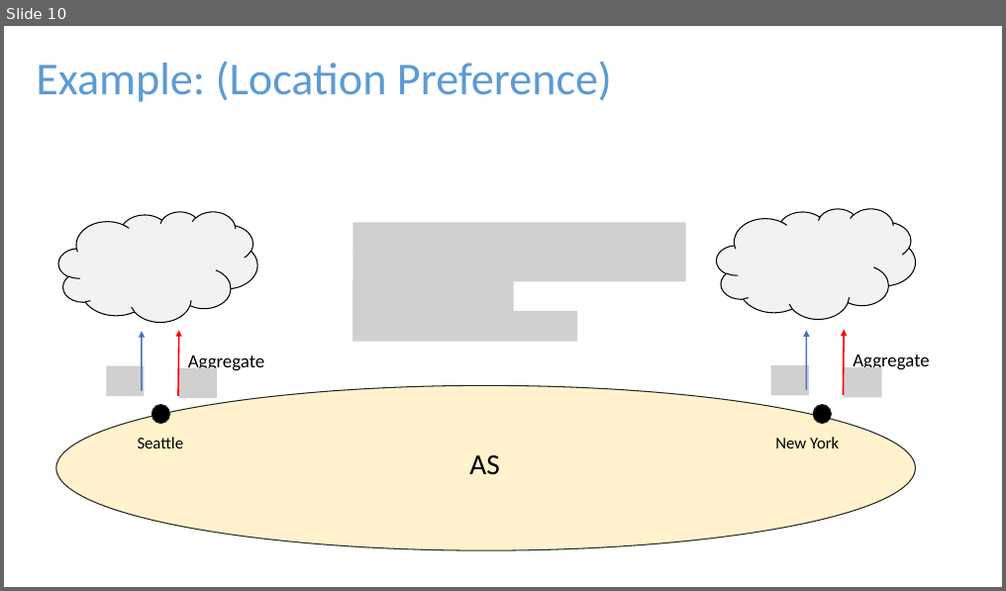
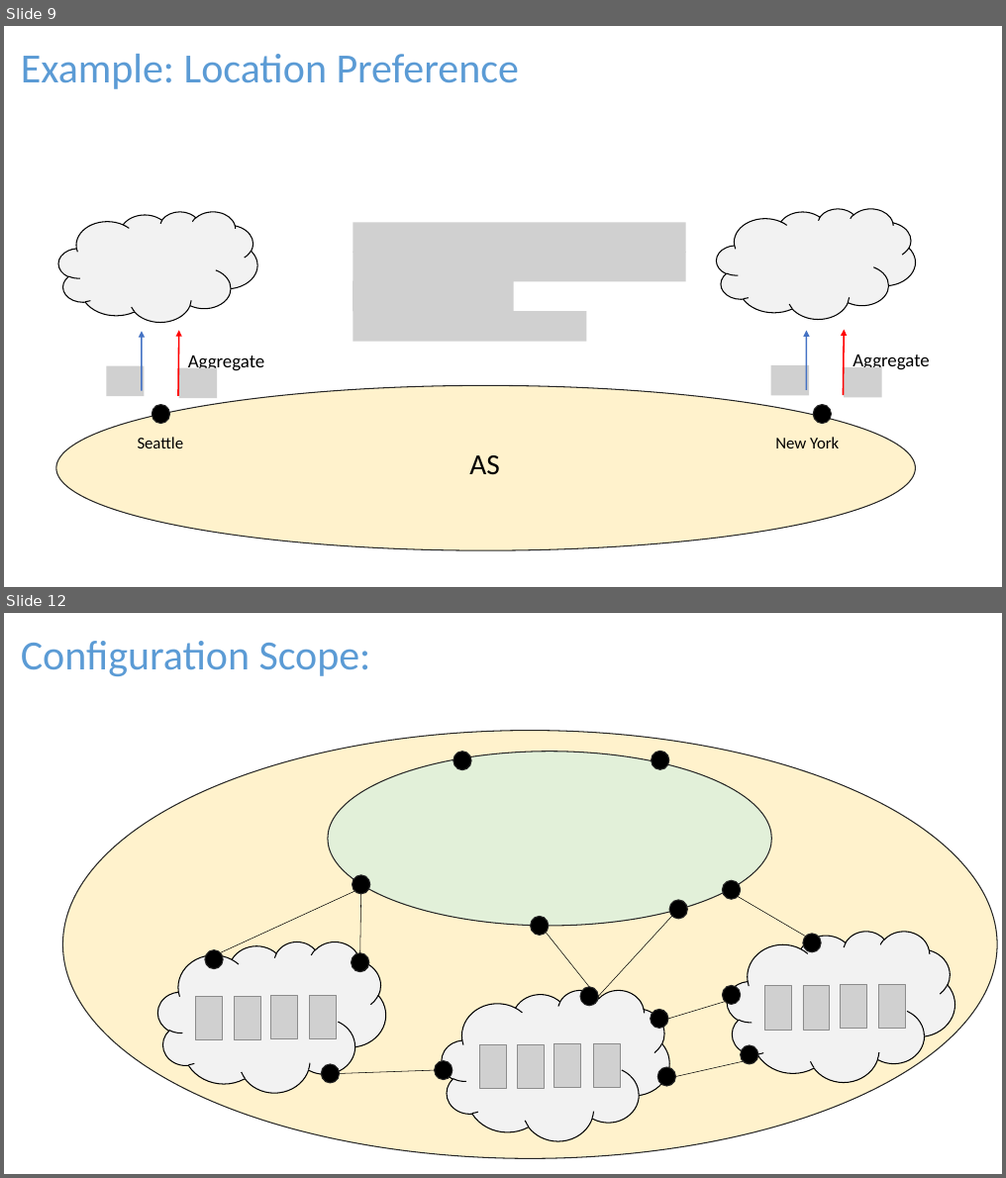
Before and after one commit to rabeckett/propane, a slide deck: notes/demo/Properties.pptx. Shown one above the other, each under a label of ours: slide 10 before the commit, slides 9 and 12 after it; the slides between them are not shown. The pictures are 1006x591 and 1006x1178 pixels, drawn with LibreOffice and Linux fonts; fonts in the diff are those of the drawing; grey boxes stand for pictures. Boxes give left, top, right and bottom in pixels: in the first picture for what was removed or moved away, otherwise in the second. Text is boxed around its words. In the diff, an @@ line names an element or a change of style, - is before the commit and + after.

```diff
--- a/notes/demo/Properties.pptx
+++ b/notes/demo/Properties.pptx
@@ slide 12 added at bbox=[4, 613, 1002, 1174], background #FFFFFF @@
@@ text added at bbox=[21, 641, 371, 676], 40 pt, text #5B9BD5 @@
+Configuration Scope:
@@ ellipse added at bbox=[63, 731, 997, 1158], fill #FFF2CC, outline #262626 1 pt @@
@@ ellipse added at bbox=[328, 752, 771, 926], fill #E2F0D9, outline #262626 1 pt @@
@@ ellipse added at bbox=[453, 752, 471, 770], fill #000000, outline #262626 1 pt @@
@@ ellipse added at bbox=[651, 751, 669, 769], fill #000000, outline #262626 1 pt @@
@@ ellipse added at bbox=[352, 875, 370, 894], fill #000000, outline #262626 1 pt @@
@@ line added from (355, 891) to (221, 953), #000000 0.5 pt @@
@@ line added from (361, 894) to (360, 954), #000000 0.5 pt @@
@@ ellipse added at bbox=[669, 900, 687, 919], fill #000000, outline #262626 1 pt @@
@@ ellipse added at bbox=[723, 881, 741, 900], fill #000000, outline #262626 1 pt @@
@@ line added from (738, 897) to (806, 937), #000000 0.5 pt @@
@@ ellipse added at bbox=[531, 916, 548, 935], fill #000000, outline #262626 1 pt @@
@@ line added from (546, 933) to (589, 987), #000000 0.5 pt @@
@@ line added from (598, 996) to (672, 916), #000000 0.5 pt @@
@@ ellipse added at bbox=[803, 934, 821, 953], fill #000000, outline #262626 1 pt @@
@@ ellipse added at bbox=[205, 951, 223, 969], fill #000000, outline #262626 1 pt @@
@@ ellipse added at bbox=[351, 954, 369, 972], fill #000000, outline #262626 1 pt @@
@@ group added at bbox=[158, 942, 386, 1093]: 4 pictures, 1 cloud @@
@@ ellipse added at bbox=[580, 987, 598, 1006], fill #000000, outline #262626 1 pt @@
@@ ellipse added at bbox=[723, 986, 741, 1004], fill #000000, outline #262626 1 pt @@
@@ group added at bbox=[727, 931, 954, 1082]: 4 pictures, 1 cloud @@
@@ ellipse added at bbox=[650, 1010, 668, 1029], fill #000000, outline #262626 1 pt @@
@@ line added from (668, 1019) to (725, 1001), #000000 0.5 pt @@
@@ group added at bbox=[442, 990, 669, 1142]: 4 pictures, 1 cloud @@
@@ ellipse added at bbox=[741, 1046, 758, 1064], fill #000000, outline #262626 1 pt @@
@@ ellipse added at bbox=[322, 1064, 340, 1083], fill #000000, outline #262626 1 pt @@
@@ line added from (340, 1074) to (435, 1070), #000000 0.5 pt @@
@@ ellipse added at bbox=[435, 1061, 452, 1080], fill #000000, outline #262626 1 pt @@
@@ ellipse added at bbox=[657, 1067, 675, 1086], fill #000000, outline #262626 1 pt @@
@@ line added from (675, 1077) to (743, 1061), #000000 0.5 pt @@
@@ what was slide 10 is now slide 9 @@
@@ slide 9 changed as well @@
@@ text "Example: Location Preference" at bbox=[21, 54, 519, 89]: vertical alignment middle to bottom @@
@@ text at bbox=[21, 54, 519, 89]: text changed; size 44 to 40 pt @@
-Example: (Location Preference)
+Example: Location Preference
@@ picture: place and size @@
-picture at bbox=[352, 311, 577, 341]
+picture at bbox=[352, 311, 586, 341]
```
Also in this commit, not shown: 7 other slides changed, 3 other slides added, 3 slides removed, 16 other files.
